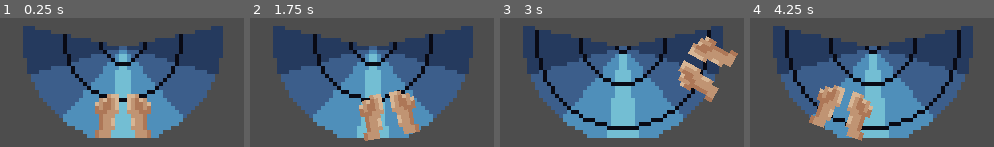
Above: before the commit, frames 1-4 (left to right).
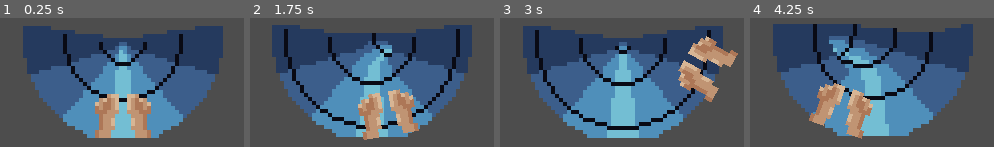
Above: after the commit, the same moments.

Repository: Jin9310/PixelArtJam
Game: Godot game, scene res://Scenes/game.tscn
Two runs of this game, one before a commit and one after it. Both use one fixed random seed, a clock stepped at 60 frames per second and the inputs below.
Inputs:
- Up to frame 1 (0.25 s): no input
- Up to frame 2 (1.75 s): tap Enter at 0.5 s; hold Right (move_right) 0.53-1.28 s; tap F (go_faster) at 0.6 s; tap S (go_slower) at 0.8, 1.35 s; hold Left (move_left) from 1.28 s (still down); tap 1 (change_anim_1, bound only after the commit) at 1.55 s
- Up to frame 3 (3 s): release Left (move_left) at 2.03 s; hold Right (move_right) from 2.03 s (still down); tap 1 (change_anim_1, bound only after the commit) at 2.1 s; tap 2 (change_anim_2, bound only after the commit) at 2.3, 2.85 s
- Up to frame 4 (4.25 s): tap 3 (change_anim_3, bound only after the commit) at 3.05, 3.6 s; release Right (move_right) at 3.53 s; hold Left (move_left) from 3.53 s (still down); tap F (go_faster) at 3.8 s

The runs differ from the first frame. In frame 1, 3.4% of the frame differs, in the area x 14-87%, y 6-28%; in frame 2, 16%; in frame 3, 3.2%; in frame 4, 20%, in the area x 9-92%, y 4-96%.

Commit message:
animations handling

Diff:
--- /dev/null
+++ b/Scenes/game.gd
@@ -0,0 +1,11 @@
+extends Node2D
+
+
+# Called when the node enters the scene tree for the first time.
+func _ready():
+	pass # Replace with function body.
+
+
+# Called every frame. 'delta' is the elapsed time since the previous frame.
+func _process(delta):
+	pass
--- a/Scenes/game.tscn
+++ b/Scenes/game.tscn
@@ -1,9 +1,11 @@
-[gd_scene load_steps=3 format=3 uid="uid://cpemyiy6wsitj"]
+[gd_scene load_steps=4 format=3 uid="uid://cpemyiy6wsitj"]
 
 [ext_resource type="PackedScene" uid="uid://dn4vv12beq3p8" path="res://Scenes/tube.tscn" id="1_gvddc"]
+[ext_resource type="Script" path="res://Scenes/game.gd" id="1_nx7pc"]
 [ext_resource type="PackedScene" uid="uid://dnc7edpsobgrf" path="res://Scenes/player.tscn" id="2_4jci1"]
 
 [node name="Game" type="Node2D"]
+script = ExtResource("1_nx7pc")
 
 [node name="Tube" parent="." instance=ExtResource("1_gvddc")]
 position = Vector2(288, 162)
--- a/Scenes/tube.tscn
+++ b/Scenes/tube.tscn
@@ -21,10 +21,102 @@
 "values": [0]
 }
 
+[sub_resource type="Animation" id="Animation_lhoj6"]
+resource_name = "left"
+length = 0.9
+loop_mode = 1
+tracks/0/type = "value"
+tracks/0/imported = false
+tracks/0/enabled = true
+tracks/0/path = NodePath("Sprite2D:frame")
+tracks/0/interp = 1
+tracks/0/loop_wrap = true
+tracks/0/keys = {
+"times": PackedFloat32Array(0, 0.1, 0.2, 0.3, 0.4, 0.5, 0.6, 0.7, 0.8),
+"transitions": PackedFloat32Array(1, 1, 1, 1, 1, 1, 1, 1, 1),
+"update": 1,
+"values": [12, 13, 14, 12, 13, 14, 12, 13, 14]
+}
+tracks/1/type = "method"
+tracks/1/imported = false
+tracks/1/enabled = true
+tracks/1/path = NodePath(".")
+tracks/1/interp = 1
+tracks/1/loop_wrap = true
+tracks/1/keys = {
+"times": PackedFloat32Array(0.9),
+"transitions": PackedFloat32Array(1),
+"values": [{
+"args": [],
+"method": &"change_piece"
+}]
+}
+
+[sub_resource type="Animation" id="Animation_ycf83"]
+resource_name = "right"
+length = 0.9
+loop_mode = 1
+tracks/0/type = "value"
+tracks/0/imported = false
+tracks/0/enabled = true
+tracks/0/path = NodePath("Sprite2D:frame")
+tracks/0/interp = 1
+tracks/0/loop_wrap = true
+tracks/0/keys = {
+"times": PackedFloat32Array(0, 0.1, 0.2, 0.3, 0.4, 0.5, 0.6, 0.7, 0.8),
+"transitions": PackedFloat32Array(1, 1, 1, 1, 1, 1, 1, 1, 1),
+"update": 1,
+"values": [3, 4, 5, 3, 4, 5, 3, 4, 5]
+}
+tracks/1/type = "method"
+tracks/1/imported = false
+tracks/1/enabled = true
+tracks/1/path = NodePath(".")
+tracks/1/interp = 1
+tracks/1/loop_wrap = true
+tracks/1/keys = {
+"times": PackedFloat32Array(0.9),
+"transitions": PackedFloat32Array(1),
+"values": [{
+"args": [],
+"method": &"change_piece"
+}]
+}
+
 [sub_resource type="Animation" id="Animation_jyygu"]
 resource_name = "straight"
+length = 1.2
+loop_mode = 1
+tracks/0/type = "value"
+tracks/0/imported = false
+tracks/0/enabled = true
+tracks/0/path = NodePath("Sprite2D:frame")
+tracks/0/interp = 1
+tracks/0/loop_wrap = true
+tracks/0/keys = {
+"times": PackedFloat32Array(0, 0.1, 0.2, 0.3, 0.4, 0.5, 0.6, 0.7, 0.8, 0.9, 1, 1.1),
+"transitions": PackedFloat32Array(1, 1, 1, 1, 1, 1, 1, 1, 1, 1, 1, 1),
+"update": 1,
+"values": [0, 1, 2, 0, 1, 2, 0, 1, 2, 0, 1, 2]
+}
+tracks/1/type = "method"
+tracks/1/imported = false
+tracks/1/enabled = true
+tracks/1/path = NodePath(".")
+tracks/1/interp = 1
+tracks/1/loop_wrap = true
+tracks/1/keys = {
+"times": PackedFloat32Array(1.2),
+"transitions": PackedFloat32Array(1),
+"values": [{
+"args": [],
+"method": &"change_piece"
+}]
+}
+
+[sub_resource type="Animation" id="Animation_jcsor"]
+resource_name = "build_right"
 length = 0.3
-loop_mode = 1
 tracks/0/type = "value"
 tracks/0/imported = false
 tracks/0/enabled = true
@@ -35,13 +127,28 @@
 "times": PackedFloat32Array(0, 0.1, 0.2),
 "transitions": PackedFloat32Array(1, 1, 1),
 "update": 1,
-"values": [0, 1, 2]
-}
-
-[sub_resource type="Animation" id="Animation_lhoj6"]
-resource_name = "left"
+"values": [6, 7, 8]
+}
+
+[sub_resource type="Animation" id="Animation_cnx37"]
+resource_name = "debuild_right"
+length = 0.5
+tracks/0/type = "value"
+tracks/0/imported = false
+tracks/0/enabled = true
+tracks/0/path = NodePath("Sprite2D:frame")
+tracks/0/interp = 1
+tracks/0/loop_wrap = true
+tracks/0/keys = {
+"times": PackedFloat32Array(0, 0.1, 0.2, 0.3, 0.4),
+"transitions": PackedFloat32Array(1, 1, 1, 1, 1),
+"update": 1,
+"values": [9, 10, 0, 1, 2]
+}
+
+[sub_resource type="Animation" id="Animation_h6bsl"]
+resource_name = "build_left"
 length = 0.3
-loop_mode = 1
 tracks/0/type = "value"
 tracks/0/imported = false
 tracks/0/enabled = true
@@ -52,52 +159,55 @@
 "times": PackedFloat32Array(0, 0.1, 0.2),
 "transitions": PackedFloat32Array(1, 1, 1),
 "update": 1,
-"values": [6, 7, 8]
-}
-
-[sub_resource type="Animation" id="Animation_ycf83"]
-resource_name = "right"
-length = 0.3
-loop_mode = 1
-tracks/0/type = "value"
-tracks/0/imported = false
-tracks/0/enabled = true
-tracks/0/path = NodePath("Sprite2D:frame")
-tracks/0/interp = 1
-tracks/0/loop_wrap = true
-tracks/0/keys = {
-"times": PackedFloat32Array(0, 0.1, 0.2),
-"transitions": PackedFloat32Array(1, 1, 1),
-"update": 1,
-"values": [3, 4, 5]
+"values": [15, 16, 17]
+}
+
+[sub_resource type="Animation" id="Animation_jlw3x"]
+resource_name = "debuild_left"
+length = 0.5
+tracks/0/type = "value"
+tracks/0/imported = false
+tracks/0/enabled = true
+tracks/0/path = NodePath("Sprite2D:frame")
+tracks/0/interp = 1
+tracks/0/loop_wrap = true
+tracks/0/keys = {
+"times": PackedFloat32Array(0, 0.1, 0.2, 0.3, 0.4),
+"transitions": PackedFloat32Array(1, 1, 1, 1, 1),
+"update": 1,
+"values": [18, 19, 0, 1, 2]
 }
 
 [sub_resource type="AnimationLibrary" id="AnimationLibrary_j5myd"]
 _data = {
 "RESET": SubResource("Animation_xg6xv"),
+"build_left": SubResource("Animation_h6bsl"),
+"build_right": SubResource("Animation_jcsor"),
+"debuild_left": SubResource("Animation_jlw3x"),
+"debuild_right": SubResource("Animation_cnx37"),
 "left": SubResource("Animation_lhoj6"),
 "right": SubResource("Animation_ycf83"),
 "straight": SubResource("Animation_jyygu")
 }
 
+[sub_resource type="Animation" id="Animation_vsaal"]
+length = 0.001
+tracks/0/type = "value"
+tracks/0/imported = false
+tracks/0/enabled = true
+tracks/0/path = NodePath(".:position")
+tracks/0/interp = 1
+tracks/0/loop_wrap = true
+tracks/0/keys = {
+"times": PackedFloat32Array(0),
+"transitions": PackedFloat32Array(1),
+"update": 0,
+"values": [Vector2(0, 0)]
+}
+
 [sub_resource type="Animation" id="Animation_52iyd"]
 resource_name = "idle"
 length = 0.1
-tracks/0/type = "value"
-tracks/0/imported = false
-tracks/0/enabled = true
-tracks/0/path = NodePath(".:position")
-tracks/0/interp = 1
-tracks/0/loop_wrap = true
-tracks/0/keys = {
-"times": PackedFloat32Array(0),
-"transitions": PackedFloat32Array(1),
-"update": 0,
-"values": [Vector2(0, 0)]
-}
-
-[sub_resource type="Animation" id="Animation_vsaal"]
-length = 0.001
 tracks/0/type = "value"
 tracks/0/imported = false
 tracks/0/enabled = true
@@ -141,7 +251,7 @@
 
 [node name="Sprite2D" type="Sprite2D" parent="."]
 texture = ExtResource("2_ro0xt")
-hframes = 9
+hframes = 21
 
 [node name="CollisionShape2D" type="CollisionShape2D" parent="."]
 visible = false
@@ -154,7 +264,7 @@
 autoplay = "straight"
 
 [node name="Timer" type="Timer" parent="."]
-wait_time = 3.0
+unique_name_in_owner = true
 autostart = true
 
 [node name="Camera2D" type="Camera2D" parent="."]
--- a/Scripts/tube.gd
+++ b/Scripts/tube.gd
@@ -1,41 +1,135 @@
 extends Area2D
+
+#play start animation - drop into the tube - it will be a press of SPACE key
+# have a countdown 3 2 1 GO! with the background of straight animation which needs to be separated from the current straight animation
+#on GO! timer starts and I start to randomly change the animations
+# I will change these in change_piece() func
+# after animation is done, this func is called again
+# I will count all animations and will set the finite number for race
+# once I reach that number, straight animation is set with last 5 loops followed by an end animation - fall into the pool
+# final stats continues and hopefully some online leaderboard
 
 var center := Vector2(576/2, 324/2+5)  # Center of the screen
 @onready var animation_player = $AnimationPlayer
 
+@onready var game: Node = get_node("/root/Game")
+
+var going_straight: bool = true
 var going_left: bool = false
-var goin_right: bool = false
-#var going_straight: bool = true
+var going_right: bool = false
+
+var animation_count: int
+var number_of_straights: int
+var number_of_rights: int
+var number_of_lefts: int
+
+var timer: float
+
+var countdown: int = 4
+var race_start: bool = false
 
 func _physics_process(delta):
 	var position_of_tube = center
 	global_position = position_of_tube
 
 	if Input.is_action_just_pressed("go_faster"):
-		animation_player.speed_scale += .1
+		animation_player.speed_scale += .02
 
 	if Input.is_action_just_pressed("go_slower"):
-		animation_player.speed_scale -= .1
+		animation_player.speed_scale -= .02
 
-	if going_left or goin_right:
+	if going_left or going_right:
 		%CameraAnim.play("shake")
 	else:
 		%CameraAnim.play("idle")
 
+	timer += delta
 
+	if animation_count == 50:
+		end_of_run()
+
+	if Input.is_action_just_pressed("change_anim_1"):
+		go_right_anim()
+		going_left = false
+		going_right = true
+		going_straight = false
+
+	if Input.is_action_just_pressed("change_anim_2"):
+		go_straight_anim()
+		going_left = false
+		going_right = false
+		going_straight = true
+
+	if Input.is_action_just_pressed("change_anim_3"):
+		go_left_anim()
+		going_left = true
+		going_right = false
+		going_straight = false
+
+func end_of_run():
+	print(timer)
+	print("The End")
+
+func go_right_anim():
+	if going_right != true:
+		animation_player.play("build_right")
+		animation_player.queue("right")
+	elif going_right == true:
+		animation_player.play("right")
+	elif going_left == true:
+		animation_player.play("debuild_left")
+		animation_player.queue("build_right")
+		animation_player.queue("right")
+
+func go_straight_anim():
+	if going_right == true:
+		animation_player.play("debuild_right")
+		animation_player.queue("straight")
+	elif going_left == true:
+		animation_player.play("debuild_left")
+		animation_player.queue("straight")
+	else:
+		animation_player.play("straight")
+
+func go_left_anim():
+	if going_left != true:
+		animation_player.play("build_left")
+		animation_player.queue("left")
+	elif going_left == true:
+		animation_player.play("left")
+	elif going_right == true:
+		animation_player.play("debuild_right")
+		animation_player.queue("build_left")
+		animation_player.queue("left")
+
+func change_piece(): #randomly change the animation
+	var random = randi_range(0,2)
+	animation_count += 1
+	#print(animation_count)
+	match random:
+		0:
+			go_straight_anim()
+			number_of_straights += 1
+			going_left = false
+			going_right = false
+		1:
+			go_left_anim()
+			number_of_lefts += 1
+			going_left = true
+			going_right = false
+		2:
+			go_right_anim()
+			number_of_rights += 1
+			going_left = false
+			going_right = true
 
 func _on_timer_timeout():
-	var random = randi_range(0,2)
-	match random:
-		0:
-			animation_player.play("straight")
-			going_left = false
-			goin_right = false
-		1:
-			animation_player.play("left")
-			going_left = true
-			goin_right = false
-		2:
-			animation_player.play("right")
-			going_left = false
-			goin_right = true
+	if countdown > 1:
+		print(countdown - 1 )
+	elif countdown == 1:
+		print("GO!")
+		change_piece()
+		race_start = true
+	else:
+		pass
+	countdown -= 1
--- a/project.godot
+++ b/project.godot
@@ -45,6 +45,21 @@
 "events": [Object(InputEventKey,"resource_local_to_scene":false,"resource_name":"","device":-1,"window_id":0,"alt_pressed":false,"shift_pressed":false,"ctrl_pressed":false,"meta_pressed":false,"pressed":false,"keycode":0,"physical_keycode":83,"key_label":0,"unicode":115,"echo":false,"script":null)
 ]
 }
+change_anim_1={
+"deadzone": 0.5,
+"events": [Object(InputEventKey,"resource_local_to_scene":false,"resource_name":"","device":-1,"window_id":0,"alt_pressed":false,"shift_pressed":false,"ctrl_pressed":false,"meta_pressed":false,"pressed":false,"keycode":0,"physical_keycode":49,"key_label":0,"unicode":49,"echo":false,"script":null)
+]
+}
+change_anim_2={
+"deadzone": 0.5,
+"events": [Object(InputEventKey,"resource_local_to_scene":false,"resource_name":"","device":-1,"window_id":0,"alt_pressed":false,"shift_pressed":false,"ctrl_pressed":false,"meta_pressed":false,"pressed":false,"keycode":0,"physical_keycode":50,"key_label":0,"unicode":50,"echo":false,"script":null)
+]
+}
+change_anim_3={
+"deadzone": 0.5,
+"events": [Object(InputEventKey,"resource_local_to_scene":false,"resource_name":"","device":-1,"window_id":0,"alt_pressed":false,"shift_pressed":false,"ctrl_pressed":false,"meta_pressed":false,"pressed":false,"keycode":0,"physical_keycode":51,"key_label":0,"unicode":51,"echo":false,"script":null)
+]
+}
 
 [rendering]
 
Binary file changed: Art/SourceFiles/new_slide-Sheet.png
Binary file changed: Art/SourceFiles/new_slide.ase
Not shown: 1 places in Scenes/tube.tscn that only renumber resources
